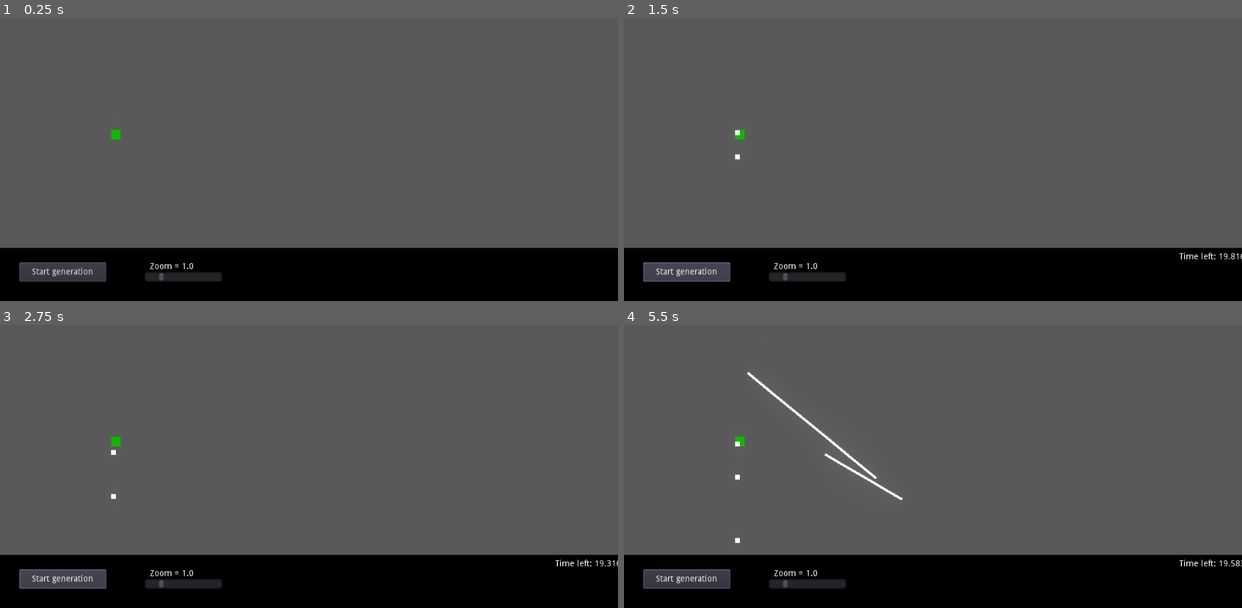
Above: before the commit, frames 1-4 (two rows, left to right).
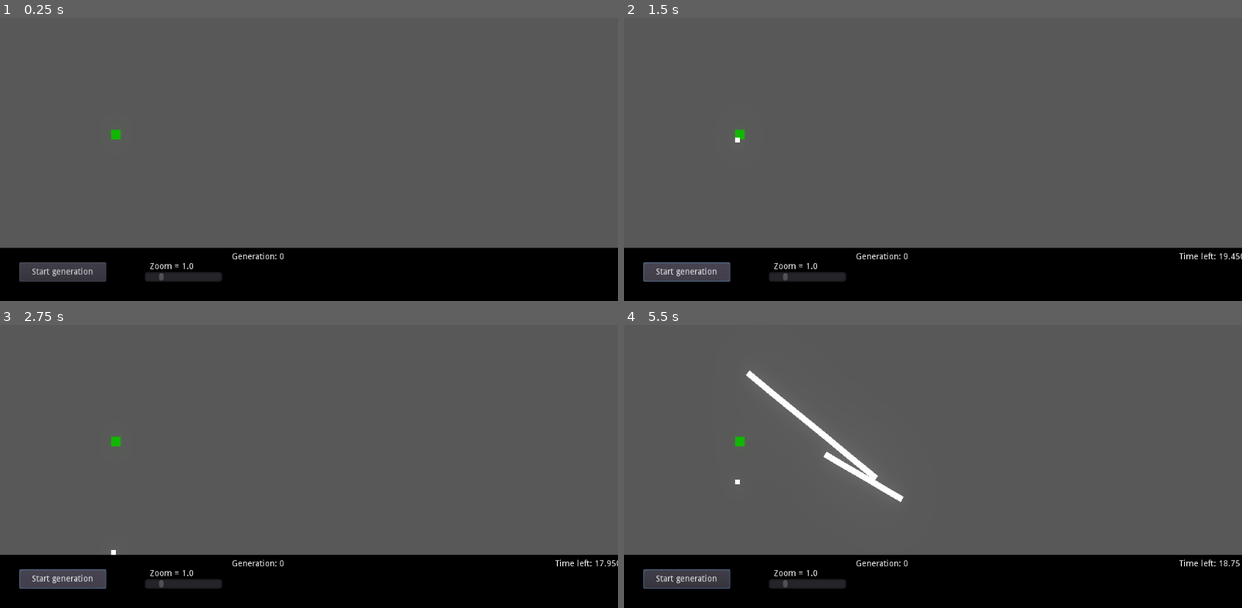
Above: after the commit, the same moments.

Repository: ron0studios/Evolving-Cars
Game: Godot game, scene res://game.tscn
Same seed, same stepped clock (60 frames per second), same inputs: the game is played once before the commit and once after it.
Inputs (mouse positions are in pixels of both pictures, inside the frame that each line leads up to):
- Up to frame 1 (0.25 s): no input
- Up to frame 2 (1.5 s): click "Start generation" at 0.5 s; click "Start generation" at 1.25 s
- Up to frame 3 (2.75 s): click "Start generation" at 2 s
- Up to frame 4 (5.5 s): tap Enter at 2.75, 4.25 s; move the mouse to (1068, 409) at 2.77 s; tap Middle mouse button (drag) at 2.85, 4.35 s; click (1068, 409) at 2.92 s; tap Space at 3.5, 5 s; drag from (809, 443) to (902, 500) at 3.52 s; move the mouse to (994, 347) at 4.27 s; click (994, 347) at 4.42 s; drag from (902, 500) to (747, 373) at 5.02 s

The runs differ from the first frame. In frame 1, less than 0.1% of the frame differs, in the area x 37-46%, y 82-86%; in frame 2, 0.2%; in frame 3, 0.2%; in frame 4, 0.9%, in the area x 17-100%, y 15-86%.

Commit message:
Changes (check desc)
- changed selection type (tournament selection)
- fixed elitism
- TODO:
  - make line thicker
  - fitness function fix
  - remove gentimer

Diff:
--- a/Genetic.gd
+++ b/Genetic.gd
@@ -6,7 +6,8 @@
 
 
 var generations = []
-var gensize = 10 # size per generation
+var genfitness = []
+var gensize = 20 # size per generation
 
 
 func randomgen():# generates a completely random first generation
@@ -25,6 +26,118 @@
 
 	return outgen
 
+# selects 2 from set
+func roulette_selection(set):
+	var selection = []
+	var fitset = genfitness[-1] # fitness of the last generation
+	var wheel = 0
+	for i in fitset:
+		wheel += i
+
+	for i in range(2):
+		var pick = rand_range(0,wheel)
+		var current = 0
+		for j in fitset:
+			current += j
+			if current > pick:
+				selection.append(set[j])
+	return selection
+
+func rand_selection(set, size=2):
+	var selection = []
+	var rng = RandomNumberGenerator.new()
+	rng.randomize()
+	for i in range(size):
+		selection.append(set[rng.randi_range(0,gensize-1)])
+	return selection
+
+func single_point_crossover(chrom1, chrom2):
+	var rng = RandomNumberGenerator.new()
+	var crosspoint = rng.randi_range(1,7)
+	for i in range(len(chrom1)):
+		# chromosome 1
+		var keep = chrom1[i].slice(0,crosspoint-1)
+		var add = chrom2[i].slice(crosspoint,7)
+		# chromosome 2
+		var keep2 = chrom2[i].slice(0,crosspoint-1)
+		var add2 = chrom1[i].slice(crosspoint,7)
+
+		# crossover
+		chrom1[i] = keep + add
+		chrom2[i] = keep2 + add2
+	return [chrom1,chrom2]
+
+
+# selects 2 from set
+func elitism_selection(set : Array):
+	var selection = []
+
+	for i in range(len(set)):
+		set[i].append(genfitness[-1][i])
+
+	set.sort_custom(self, "fitcomp")
+	for i in range(2):
+		selection.append(set[i])
+
+	# removes temporary fitness addon
+	for i in set:
+		for j in i:
+			if typeof(j) != TYPE_ARRAY:
+				i.erase(j)
+	return selection
+
+# custom comparitor for sorting by fitness
+func fitcomp(a,b):
+	return a[-1] > b[-1]
+
+
+# selects 2 from set, tsize = tournament size
+func tournament_selection(set, tsize):
+	var selection = []
+	for i in range(len(set)):
+		set[i].append(genfitness[-1][i])
+
+	set.sort_custom(self, "fitcomp")
+	for i in range(2):
+		var tournament = []
+		for j in range(tsize):
+			tournament.append(set[rand_range(0,gensize-1)])
+
+		tournament.sort_custom(self,"fitcomp")
+		selection.append(tournament[0])
+
+	# removes temporary fitness addon
+	for i in set:
+		for j in i:
+			if typeof(j) != TYPE_ARRAY:
+				i.erase(j)
+	return selection
+
+
+func nextgen(prevgen):
+	var gen = []
+
+	# elitism pick
+	var best2 = elitism_selection(prevgen)
+	gen.append_array(best2)
+	while len(gen) < gensize:
+		var selection = tournament_selection(prevgen,5)
+		var crossover = single_point_crossover(selection[0],selection[1])
+		var newchildA = crossover[0]
+		var newchildB = crossover[1]
+
+		# will do mutation later
+		# MUTATION CODE
+		# MUTATION CODE
+		# MUTATION CODE
+
+		gen.append(newchildA)
+		gen.append(newchildB)
+
+	# set the next generation
+	generations.append(gen)
+
+
 # distance: the total distance travelled from start
 # wheelsum: sum of sizes of all wheels (we want to minimize)
 func fitness(distance, wheelsum, totaldistance):
--- a/RoadGeneration.gd
+++ b/RoadGeneration.gd
@@ -16,7 +16,7 @@
 		if _pressed:
 			_current_line = Line2D.new()
 			_current_line.default_color = Color.white
-			_current_line.width = 4.0
+			_current_line.width = 10.0
 			self.add_child(_current_line)
 		else:
 			var path_to_line = _current_line.get_path()
--- a/game.gd
+++ b/game.gd
@@ -8,7 +8,7 @@
 
 # Called when the node enters the scene tree for the first time.
 func _ready():
-
+	Engine.time_scale = 3
 	pass # Replace with function body.
 
 
@@ -23,7 +23,7 @@
 	$gentimelimit.start()
 	for i in range(Genetic.gensize):
 		var newthing = preload("res://thing.tscn").instance()
-
+		newthing.cardata = Genetic.generations[-1][i]
 		newthing.call_deferred("set_global_position",Vector2(184,320))
 		$cars.call_deferred("add_child",newthing)
 	pass # Replace with function body.
@@ -36,10 +36,25 @@
 
 
 func _on_gentimelimit_timeout():
+	var all = []
 	for i in $cars.get_children():
+
+		# fitness variables
 		var wheelsum = 0
+		var max_pos = 0
+		var lifetime = 0
+
 		for j in i.get_node("wheels").get_children():
 			wheelsum += j.get_node("CollisionShape2D").scale.x
 		print(wheelsum)
-		i.get_node("debuglabel").text="Fitness = " + str(Genetic.fitness($start.rect_global_position.distance_to(i.global_position), wheelsum,2048))
+		all.append(Genetic.fitness($start.rect_global_position.distance_to(i.global_position), wheelsum,2048))
+	Genetic.genfitness.append(all)
+
+	Genetic.nextgen(Genetic.generations[-1])
+
+	# wipeout (exterminate) all cars
+	for i in $cars.get_children():
+		i.queue_free()
+	$HUD/Label.text = "Generation: " + str(int($HUD/Label.text[-1])+1)
+	_on_Button_pressed()
 	pass # Replace with function body.
--- a/game.tscn
+++ b/game.tscn
@@ -91,6 +91,16 @@
 "_edit_use_anchors_": false
 }
 
+[node name="Label" type="Label" parent="HUD"]
+margin_left = 384.0
+margin_top = 520.0
+margin_right = 472.0
+margin_bottom = 536.0
+text = "Generation: 0"
+__meta__ = {
+"_edit_use_anchors_": false
+}
+
 [node name="cars" type="Node2D" parent="."]
 
 [node name="cam" type="Camera2D" parent="."]
--- a/thing.gd
+++ b/thing.gd
@@ -3,13 +3,14 @@
 # the car-0
 
 export var size = 50
+var cardata
+var finished = false
+var fintime
 
 # Called when the node enters the scene tree for the first time.
 func _ready():
 	var rand = RandomNumberGenerator.new()
 	rand.randomize()
-
-	var test = Genetic.generations[0][rand.randi_range(0,9)] # 0th generation's 0th car
 
 
 	# EXAMPLE SHAPE (for testing)
@@ -23,37 +24,40 @@
 	for i in range(7):
 		var newtriangle = CollisionPolygon2D.new()
 		var arr = []
-		arr.append(Vector2(test[0][i]*size,test[1][i]*size))
-		arr.append(Vector2(test[0][i+1]*size,test[1][i+1]*size))
+		arr.append(Vector2(cardata[0][i]*size,cardata[1][i]*size))
+		arr.append(Vector2(cardata[0][i+1]*size,cardata[1][i+1]*size))
 		arr.append(Vector2.ZERO)
 		newtriangle.set_polygon(arr)
 		add_child(newtriangle)
 	var newtriangle = CollisionPolygon2D.new()
 	var arr = []
-	arr.append(Vector2(test[0][7]*size,test[1][7]*size))
-	arr.append(Vector2(test[0][0]*size,test[1][0]*size))
+	arr.append(Vector2(cardata[0][7]*size,cardata[1][7]*size))
+	arr.append(Vector2(cardata[0][0]*size,cardata[1][0]*size))
 	arr.append(Vector2.ZERO)
 
 	# add wheels
 	for i in range(8):
 		var newwheel = load("res://wheel.tscn").instance()
-		newwheel.position = Vector2(test[0][i]*size,test[1][i]*size)
+		newwheel.position = Vector2(cardata[0][i]*size,cardata[1][i]*size)
 		newwheel.get_node("PinJoint2D").node_a = self.get_path()
-		if test[3][i] < 0.2:
+		if cardata[3][i] < 0.2:
 			continue
 		$wheels.add_child(newwheel)
-		newwheel.get_node("CollisionShape2D").scale *= test[3][i] # wheel size
+		newwheel.get_node("CollisionShape2D").scale *= cardata[3][i] # wheel size
 
-		#newwheel.set_scale(Vector2(test[3][i],test[3][i]))
+		#newwheel.set_scale(Vector2(cardata[3][i],cardata[3][i]))
 
 
-	#arr.append(Vector2(test[0][i]*size, test[1][i]*size))
+	#arr.append(Vector2(cardata[0][i]*size, cardata[1][i]*size))
 
 	pass # Replace with function body.
 
 
 
 func _physics_process(delta):
+	if global_position.x >= get_parent().get_parent().get_node("end").rect_global_position.x:
+		finished = true
+		fintime = get_parent().get_parent().get_node("gentimelimit").time_left
 	pass
 
 # Called every frame. 'delta' is the elapsed time since the previous frame.
